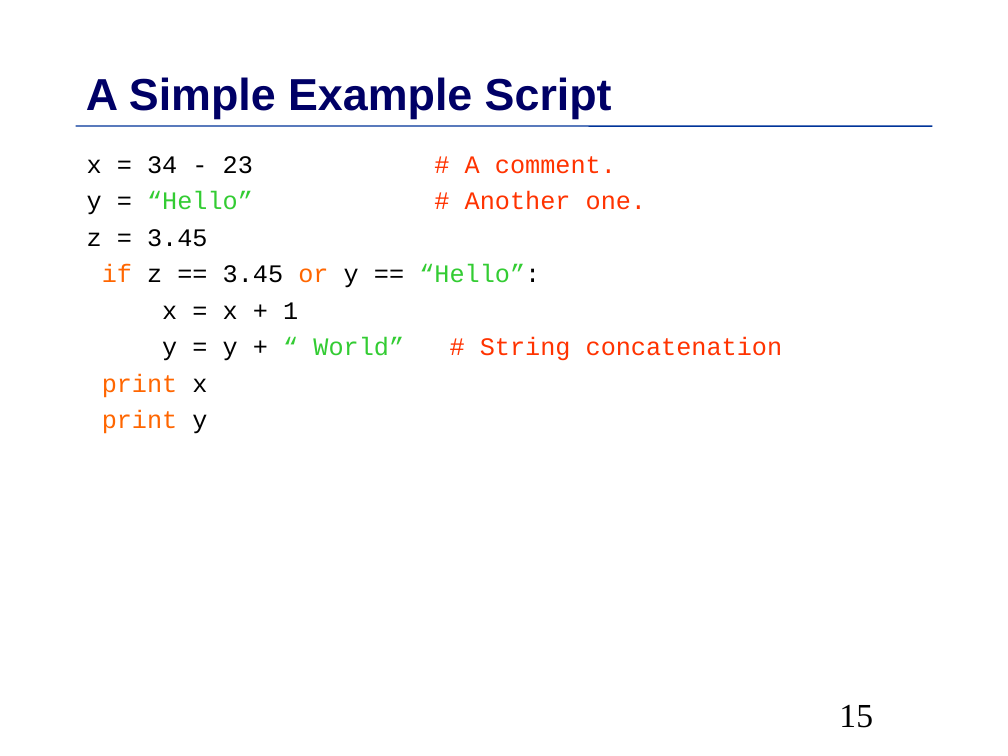
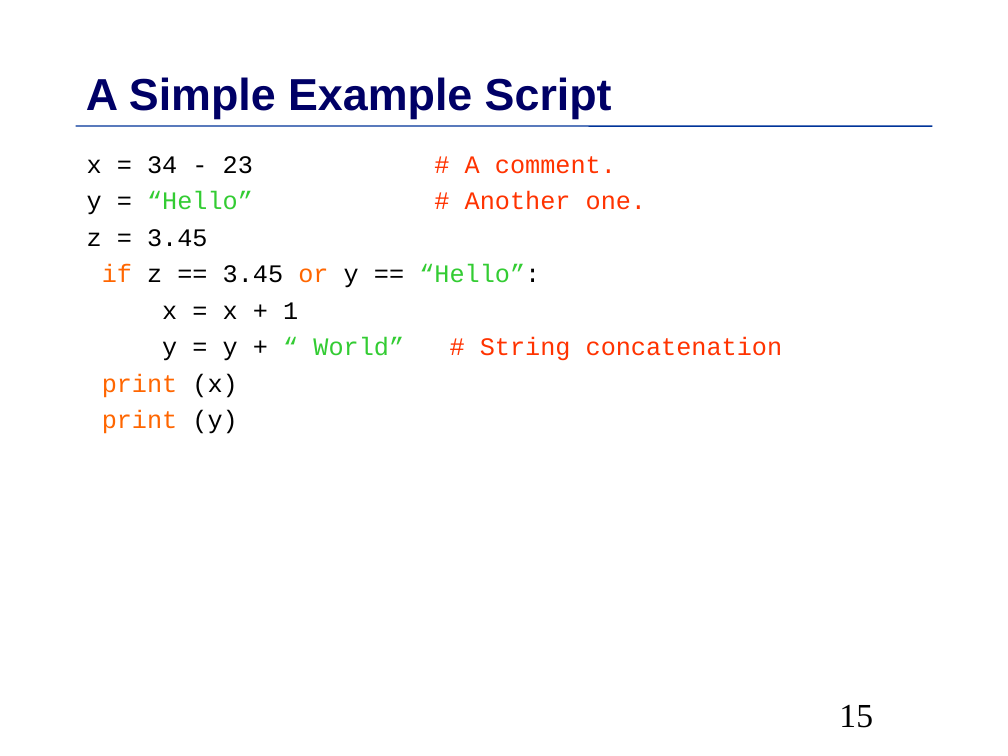
Before and after one commit to MPIDS/Python-Course, a slide deck: slide 15 of 01-basics/Talk/Python-Introduction.odp. Drawn at 1008x756 pixels with LibreOffice and Linux fonts; fonts in the diff are those of the drawing. Boxes give left, top, right and bottom in pixels: in the first picture for what was removed or moved away, otherwise in the second. Text is boxed around its words. In the diff, an @@ line names an element or a change of style, - is before the commit and + after.

```diff
--- a/01-basics/Talk/Python-Introduction.odp
+++ b/01-basics/Talk/Python-Introduction.odp
@@ text at <box>102,373,237,434</box>: text changed @@
-print x
-print y
+print (x)
+print (y)
```
Also in this commit, not shown: 104 other slides changed, 1 slide added, 3 other files.
